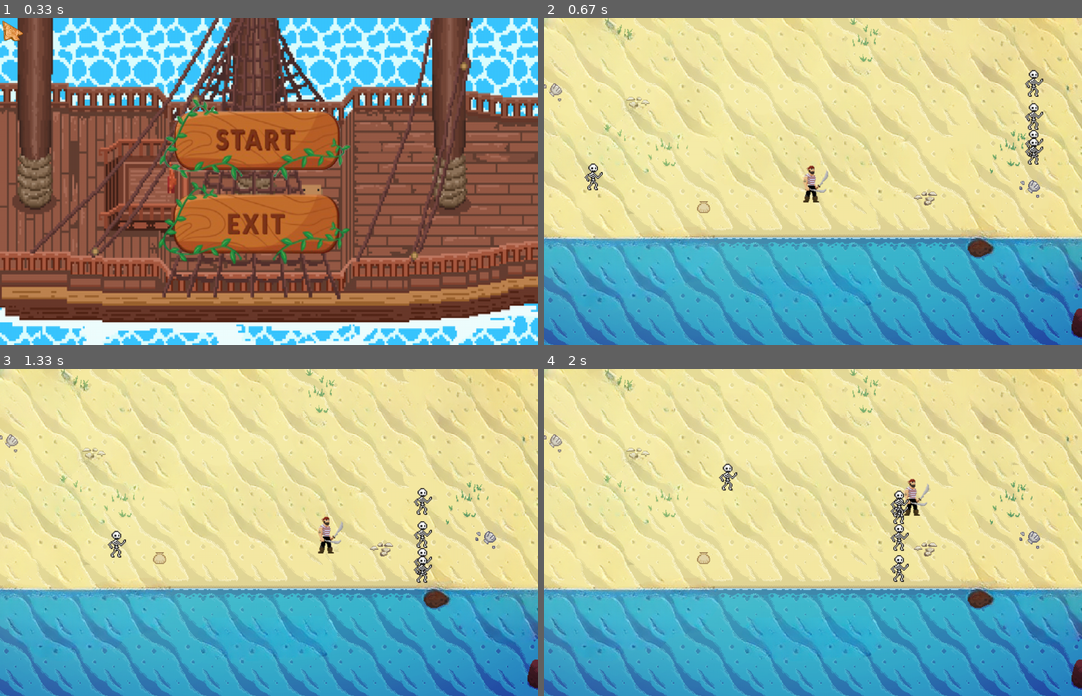
Above: before the commit, frames 1-4 (two rows, left to right).
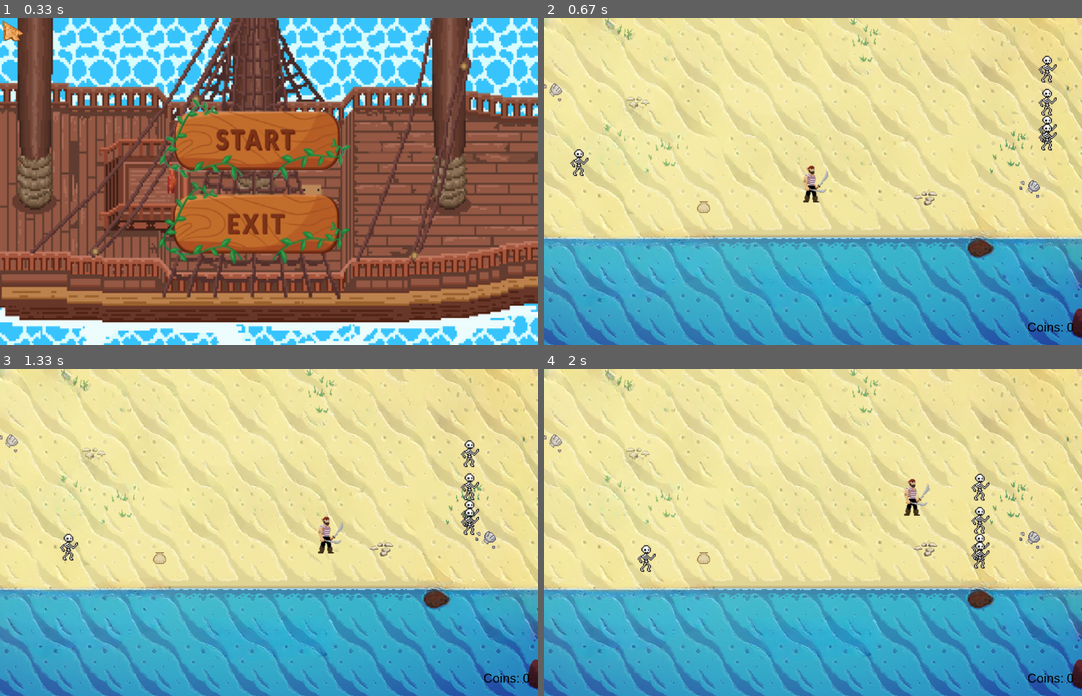
Above: after the commit, the same moments.

Repository: DasolLim/Pygame_Pirates
Game: pygame game, started from main.py
Same seed, same stepped clock (60 frames per second), same inputs: the game is played once before the commit and once after it.
Inputs (mouse positions are in pixels of both pictures, inside the frame that each line leads up to):
- Up to frame 1 (0.33 s): no input
- Up to frame 2 (0.67 s): click (802, 138) at 0.38 s
- Up to frame 3 (1.33 s): hold Right 0.83-1.3 s
- Up to frame 4 (2 s): hold Up 1.33-1.63 s; hold Right from 1.67 s (still down)

Frame 1 is identical in both runs. In frame 2, 1.3% of the frame differs, in the area x 4-99%, y 11-96%; in frame 3, 1.4%, in the area x 11-99%, y 21-96%; in frame 4, 1.4%.

Commit message:
Adding Coin Count Text

Diff:
--- a/main.py
+++ b/main.py
@@ -54,11 +54,17 @@
 for x in range (num_of_player):
     player_group.add(gameSprites.Player("Pirate_Sprite_100x100.png", 50, 50, 0, 0))
 
+# Initializing font
+pygame.font.init()
+font = pygame.font.SysFont("Helvetica", 30)
+# Initializing coin text
+coinCountText = font.render("Coins: "+ str(player_group.sprites()[0].coins), False, (0, 0, 0))
+
 # Creating Mob Sprite
 num_of_mobs = 5
 mob_group = pygame.sprite.Group()
 for x in range (num_of_mobs):
-    mob_group.add(gameSprites.Mob("mob.png", 50, 50, [4,4]))
+    mob_group.add(gameSprites.Mob("mob.png", 50, 50, [2,2]))
 
 def render():
 
@@ -66,6 +72,10 @@
     screen.blit(bg_img,bg_rect)
 
     if not loadPlaying:
+        # Draw the new updated text
+        screen.blit(coinCountText, (1150, 720))
+
+        # Draw player sprite on screen
         screen.blit(player_img, player_group.sprites()[0].rect)
 
         # Drawing mobs on screen
